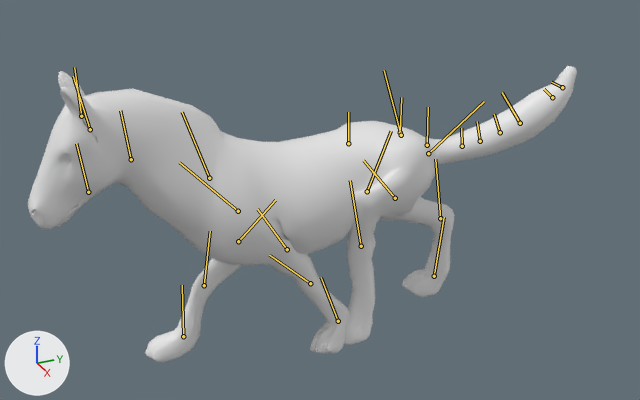
An edit to the glTF model demo_puppet3d/assets/awol/horse_1.clips.glb, drawn before and after from the same camera.
Rendered twice from a camera (50 mm lens) standing at (3.54, -9.0, 2.54) and looking at (-0.09, -7.37, 0.72). Every picture has the same lights, and +X, +Y and +Z are marked at lower left. The first picture is the older version. Both versions are drawn at frame 21 of the action 'walk'; the numbers are the values there. The bones that change, and the others that lie on the model, are drawn over the model as lines.

Objects in the first picture: 'horse_1'.
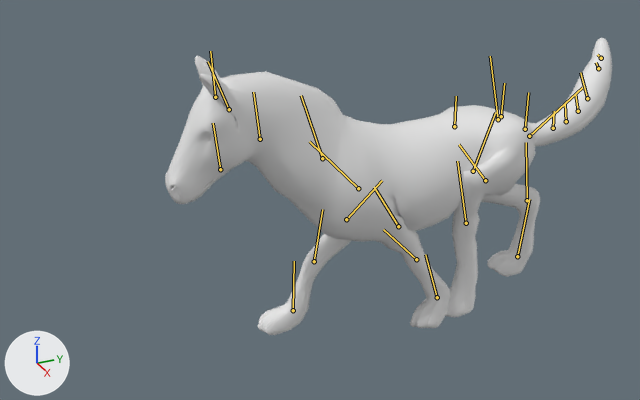
Scene script edits in JSON lines:
```json
{"block": "bone_pelvis", "where": "bone_pelvis = bpy.data.objects['smal+'].pose.bones['pelvis']"}
{"op": "set", "path": "bone_pelvis.location", "old": "(0.0, -0.113, 6.982)", "new": "(0.0, -0.114, 6.395)"}
{"block": "bone_left_wrist", "where": "bone_left_wrist = bpy.data.objects['smal+'].pose.bones['left wrist']  # child of 'left elbow'"}
{"op": "set", "path": "bone_left_wrist.rotation_quaternion", "old": "(0.979, 0.132, 0.0, -0.002)", "new": "(0.983, 0.106, 0.0, -0.002)", "note": "degrees (15, 0, 0) -> degrees (12, 0, 0)"}
{"block": "bone_left_ear", "where": "bone_left_ear = bpy.data.objects['smal+'].pose.bones['left ear']  # child of 'head'"}
{"op": "set", "path": "bone_left_ear.rotation_quaternion", "old": "(0.99, 0.019, 0.114, 0.076)", "new": "(0.988, 0.108, 0.086, 0.072)", "note": "degrees (3, 13, 9) -> degrees (13, 9, 9)"}
{"block": "bone_right_ear", "where": "bone_right_ear = bpy.data.objects['smal+'].pose.bones['right ear']  # child of 'head'"}
{"op": "set", "path": "bone_right_ear.rotation_quaternion", "old": "(0.984, -0.042, -0.148, -0.087)", "new": "(0.99, -0.009, -0.122, -0.077)", "note": "degrees (-3, -17, -10) -> degrees (0, -14, -9)"}
{"block": "bone_left_hip", "where": "bone_left_hip = bpy.data.objects['smal+'].pose.bones['left hip']  # child of 'pelvis'"}
{"op": "set", "path": "bone_left_hip.rotation_quaternion", "old": "(0.901, -0.433, -0.008, -0.008)", "new": "(0.898, -0.439, -0.008, -0.008)", "note": "degrees (-51, -1, 0) -> degrees (-52, -1, 0)"}
{"block": "bone_left_stifle", "where": "bone_left_stifle = bpy.data.objects['smal+'].pose.bones['left stifle']  # child of 'left hip'"}
{"op": "set", "path": "bone_left_stifle.rotation_quaternion", "old": "(0.966, 0.253, 0.003, 0.014)", "new": "(0.959, 0.28, 0.003, 0.014)", "note": "degrees (29, 0, 2) -> degrees (33, 0, 2)"}
{"block": "bone_right_hip", "where": "bone_right_hip = bpy.data.objects['smal+'].pose.bones['right hip']  # child of 'pelvis'"}
{"op": "set", "path": "bone_right_hip.rotation_quaternion", "old": "(0.987, 0.159, 0.0, -0.003)", "new": "(0.991, 0.13, -0.001, -0.003)", "note": "degrees (18, 0, 0) -> degrees (15, 0, 0)"}
{"block": "bone_right_stifle", "where": "bone_right_stifle = bpy.data.objects['smal+'].pose.bones['right stifle']  # child of 'right hip'"}
{"op": "set", "path": "bone_right_stifle.rotation_quaternion", "old": "(0.983, 0.179, -0.002, 0.009)", "new": "(0.977, 0.209, -0.003, 0.009)", "note": "degrees (21, 0, 1) -> degrees (24, -1, 1)"}
{"block": "bone_tail_1", "where": "bone_tail_1 = bpy.data.objects['smal+'].pose.bones['tail 1']  # child of 'pelvis'"}
{"op": "set", "path": "bone_tail_1.rotation_quaternion", "old": "(0.999, 0.02, -0.036, 0.007)", "new": "(0.999, 0.02, 0.038, -0.008)", "note": "degrees (2, -4, 1) -> degrees (2, 4, -1)"}
{"block": "bone_tail_2", "where": "bone_tail_2 = bpy.data.objects['smal+'].pose.bones['tail 2']  # child of 'tail 1'"}
{"op": "set", "path": "bone_tail_2.rotation_quaternion", "old": "(0.998, 0.04, -0.04, -0.001)", "new": "(0.998, 0.04, 0.05, 0.001)", "note": "degrees (5, -5, 0) -> degrees (5, 6, 0)"}
{"block": "bone_tail_3", "where": "bone_tail_3 = bpy.data.objects['smal+'].pose.bones['tail 3']  # child of 'tail 2'"}
{"op": "set", "path": "bone_tail_3.rotation_quaternion", "old": "(0.997, 0.06, -0.038, -0.003)", "new": "(0.997, 0.06, 0.057, 0.004)", "note": "degrees (7, -4, -1) -> degrees (7, 7, 1)"}
{"block": "bone_tail_4", "where": "bone_tail_4 = bpy.data.objects['smal+'].pose.bones['tail 4']  # child of 'tail 3'"}
{"op": "set", "path": "bone_tail_4.rotation_quaternion", "old": "(0.996, 0.08, -0.03, 0.001)", "new": "(0.995, 0.08, 0.06, -0.002)", "note": "degrees (9, -3, 0) -> degrees (9, 7, 0)"}
{"block": "bone_tail_5", "where": "bone_tail_5 = bpy.data.objects['smal+'].pose.bones['tail 5']  # child of 'tail 4'"}
{"op": "set", "path": "bone_tail_5.rotation_quaternion", "old": "(0.995, 0.1, -0.016, 0.0)", "new": "(0.993, 0.1, 0.056, 0.002)", "note": "degrees (11, -2, 0) -> degrees (12, 6, 1)"}
{"block": "bone_tail_6", "where": "bone_tail_6 = bpy.data.objects['smal+'].pose.bones['tail 6']  # child of 'tail 5'"}
{"op": "set", "path": "bone_tail_6.rotation_quaternion", "old": "(0.993, 0.12, 0.005, 0.0)", "new": "(0.992, 0.12, 0.045, -0.004)", "note": "degrees (14, 1, 0) -> degrees (14, 5, 0)"}
```

Location of each change, [x1, y1, x2, y2] in pixels of the pictures (640 x 400 px):
```json
{"object": "horse_1", "change": "posed", "before": [28, 66, 577, 362], "after": [165, 38, 612, 335], "on screen": "19% narrower"}
{"bone": "pelvis", "before": "(400, 132) to (401, 97)", "after": "(501, 116) to (504, 83)"}
{"bone": "left wrist", "before": "(310, 283) to (269, 255)", "after": "(416, 259) to (383, 229)"}
{"bone": "left ear", "before": "(90, 129) to (73, 76)", "after": "(229, 109) to (208, 61)"}
{"bone": "right ear", "before": "(81, 116) to (74, 67)", "after": "(215, 97) to (210, 51)"}
{"bone": "left hip", "before": "(428, 153) to (484, 101)", "after": "(529, 136) to (582, 87)"}
{"bone": "left stifle", "before": "(367, 191) to (391, 131)", "after": "(473, 171) to (495, 112)"}
{"bone": "right hip", "before": "(401, 135) to (384, 70)", "after": "(498, 119) to (490, 56)"}
{"bone": "right stifle", "before": "(395, 198) to (363, 160)", "after": "(485, 180) to (459, 144)"}
{"bone": "tail 1", "before": "(427, 145) to (428, 107)", "after": "(525, 129) to (528, 92)"}
{"bone": "tail 2", "before": "(462, 146) to (461, 128)", "after": "(553, 128) to (554, 111)"}
{"bone": "tail 3", "before": "(480, 141) to (477, 121)", "after": "(566, 121) to (565, 103)"}
{"bone": "tail 4", "before": "(500, 132) to (494, 114)", "after": "(578, 111) to (575, 94)"}
{"bone": "tail 5", "before": "(520, 123) to (502, 92)", "after": "(587, 98) to (580, 72)"}
{"bone": "tail 6", "before": "(552, 97) to (544, 89)", "after": "(598, 68) to (596, 62)"}
```
